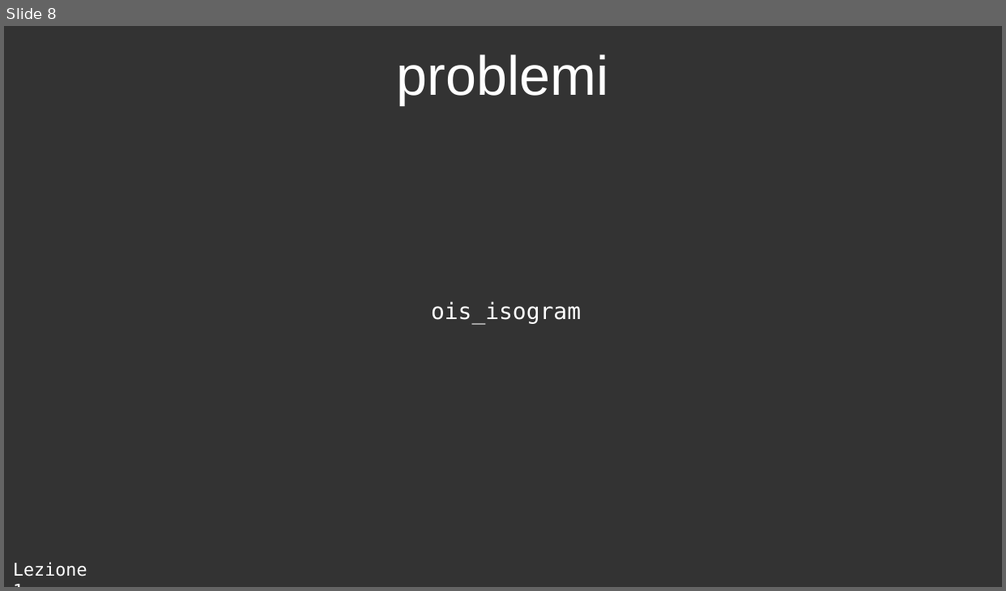
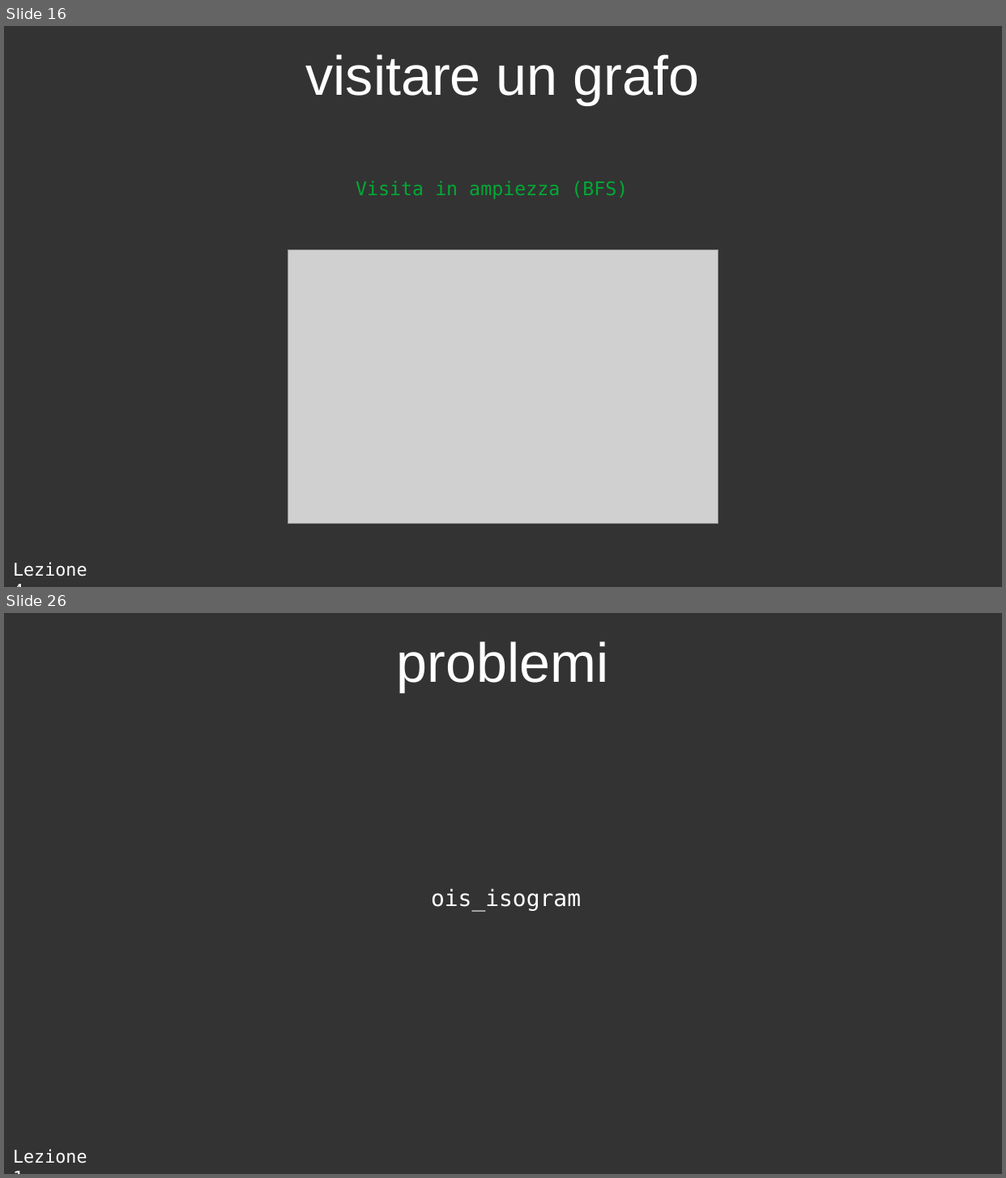
Before and after one commit to GioBigno/corso-CP, a slide deck: lezione_4/slide/presentazione.odp. Shown one above the other, each under a label of ours: slide 8 before the commit, slides 16 and 26 after it; the slides between them are not shown. The pictures are 1006x591 and 1006x1178 pixels, drawn with LibreOffice and Linux fonts; fonts in the diff are those of the drawing; grey boxes stand for pictures. Boxes give left, top, right and bottom in pixels: in the first picture for what was removed or moved away, otherwise in the second. Text is boxed around its words. In the diff, an @@ line names an element or a change of style, - is before the commit and + after.

Commit message:
lezione_4

```diff
--- a/lezione_4/slide/presentazione.odp
+++ b/lezione_4/slide/presentazione.odp
@@ slide 16 added at (4,26,1002,587), background #333333 @@
@@ title added at (306,54,700,105), 44 pt, text #FFFFFF @@
+visitare un grafo
@@ text added at (356,181,628,199), 15 pt, text #00A933 @@
+Visita in ampiezza (BFS)
@@ picture added at (288,250,718,524) @@
@@ text added at (13,562,87,577), 14 pt, text #FFFFFF @@
+Lezione 4
@@ what was slide 8 is now slide 26 @@
```
Also in this commit, not shown: 7 slides changed, 17 other slides added, 39 other files.
